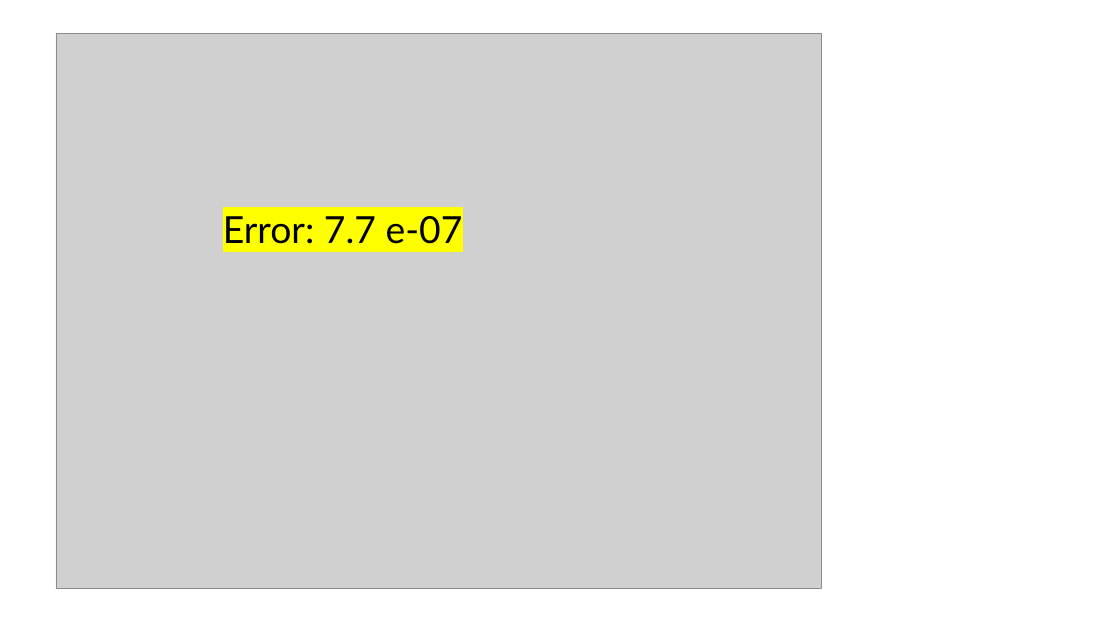
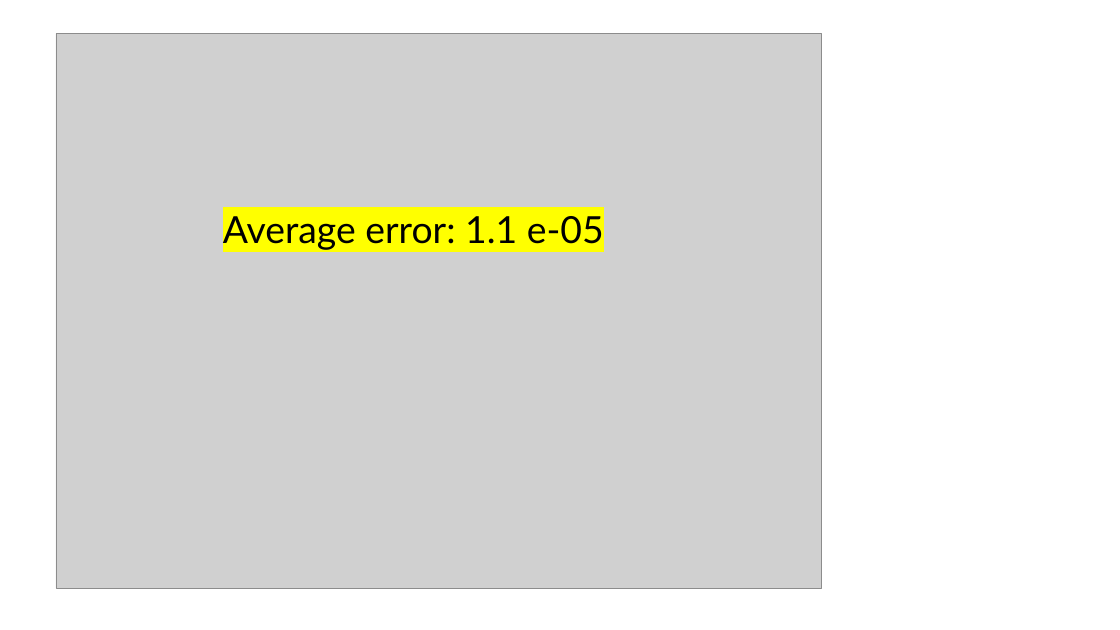
Before and after one commit to samaard2001/EIS-code, a slide deck: slide 4 of veilederpresentasjoner/22.10.2024.pptx. Drawn at 1120x630 pixels with LibreOffice and Linux fonts; fonts in the diff are those of the drawing; grey boxes stand for pictures. Boxes give left, top, right and bottom in pixels: in the first picture for what was removed or moved away, otherwise in the second. Text is boxed around its words. In the diff, an @@ line names an element or a change of style, - is before the commit and + after.

```diff
--- a/veilederpresentasjoner/22.10.2024.pptx
+++ b/veilederpresentasjoner/22.10.2024.pptx
@@ text at (223,216,604,250): text changed @@
-Error: 7.7 e-07
+Average error: 1.1 e-05
```
Also in this commit, not shown: 6 other slides changed, 2 slides added, 7 other files.
